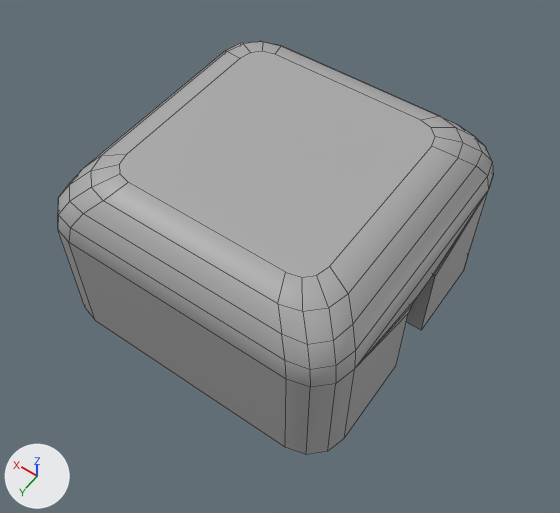
The FBX model Assets/Art/Graph/Meshes/Strelitzia/BuildingAscenceur.fbx, before and after one commit.
One viewpoint serves both versions: a 50 mm lens placed at (-5.0, 3.86, 6.35), pointed at (-2.41, 0.23, 0.64). The lights are fixed; the arrows at lower left show +X, +Y and +Z. Mesh edges are drawn as thin lines. Where no turn or scale is listed for an object, it has been applied to the vertices.
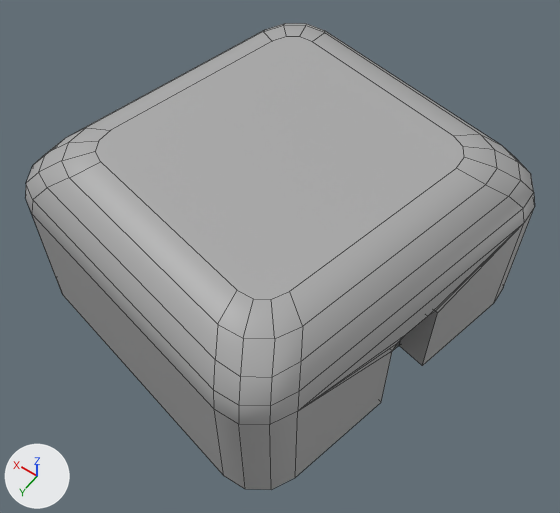
Where the newer file only moved an object's origin or applied its transform, the numbers keep the older frame.

The change in detail:
me_mesh has 208 vertices, 181 faces and spans x -1.51..1.51, y -1.51..1.51, z -0.64..1.1.
me_mesh is used by ob_polysurface1; location (-2.245, 0.0, 0.635).
me_mesh part 1: the whole mesh is multiplied about its middle by the matrix ((1.093, 0.255, 0.0), (-0.241, 1.156, 0.0), (0.0, 0.0, 1.018)).
Mesh me_mesh_001_1 is new.
It has 50 vertices, 46 faces and spans x -1.64..1.64, y -1.7..1.7, z -0.65..-0.58.
It uses material mat_standardsurface1 (grey #aaaaaa).
Object 'polySurface3' (ob_polysurface3) is new; it shows me_mesh_001_1.
Its location is (-2.245, 0.0, 0.635).

Pixel boxes [x1, y1, x2, y2] of what changed, in the pictures (560 x 513 px):
'polySurface1', reshaped (17% wider, 13% taller)
    before: [58, 41, 493, 455]
    after: [25, 23, 535, 490]
'polySurface3', added
    after: [393, 341, 400, 350]
